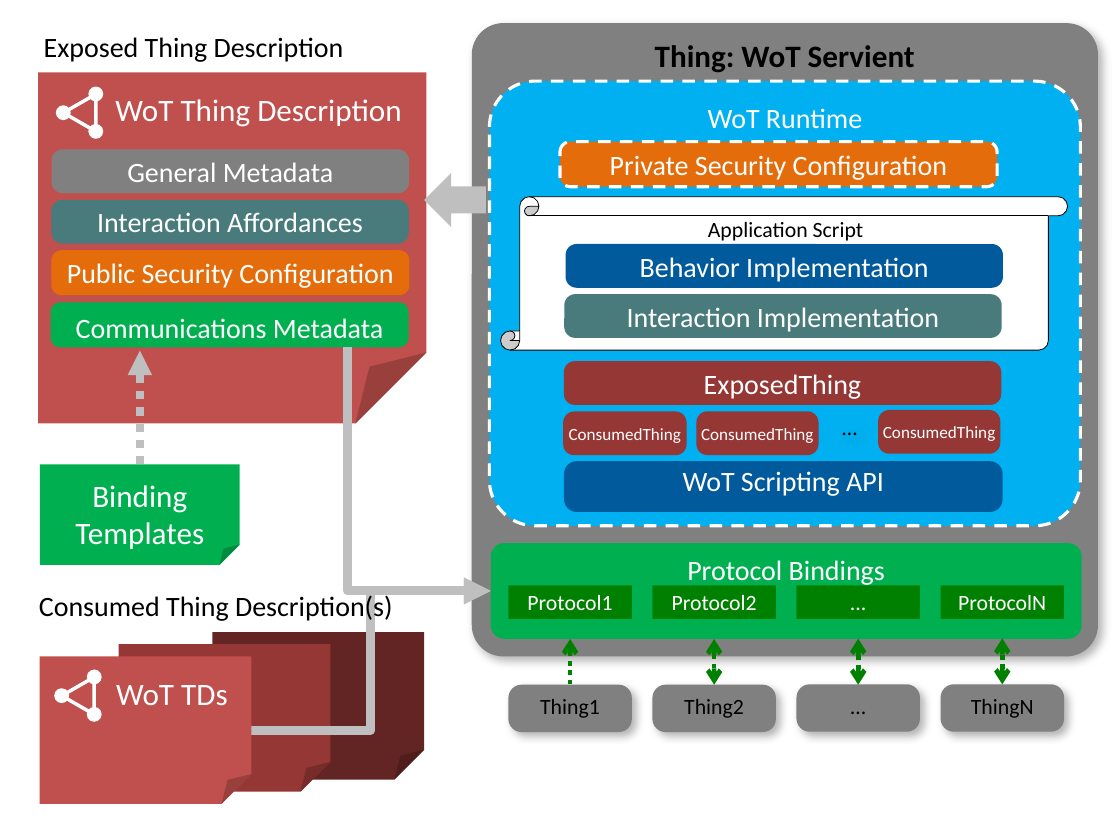
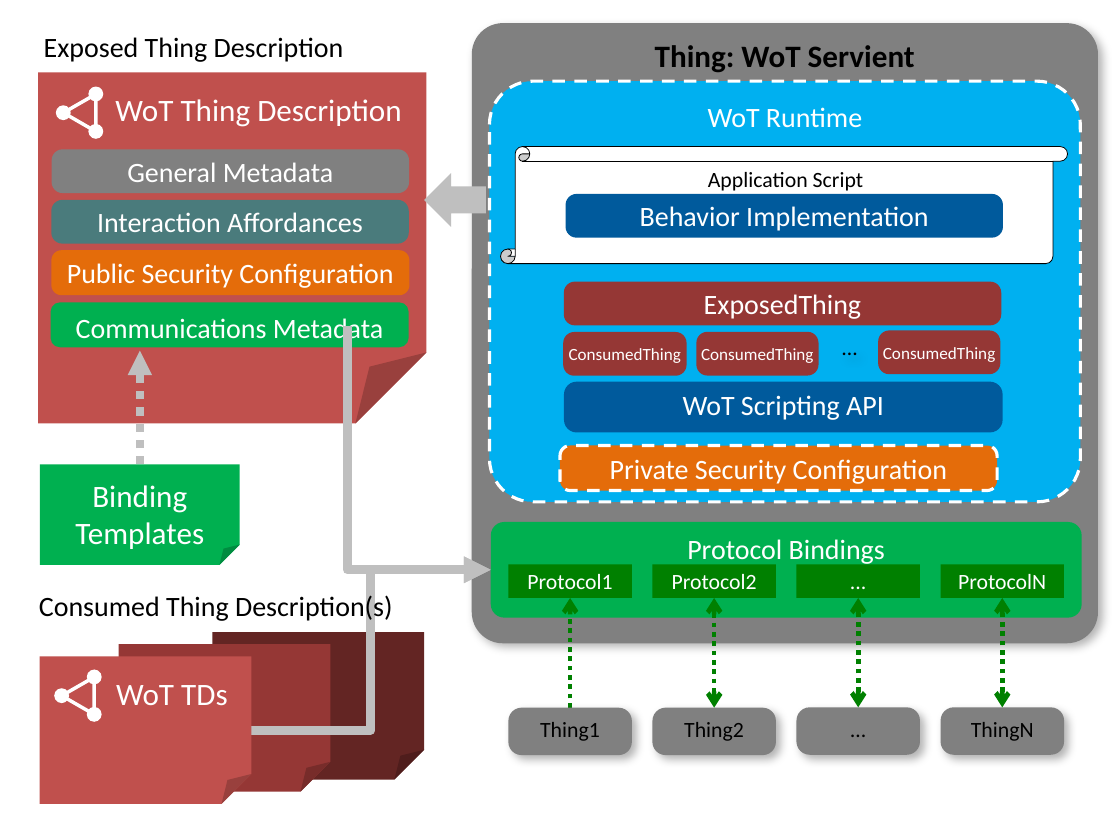
Before and after one commit to w3c/wot-architecture, a slide deck: slide 8 of images/wot-architecture-figures-new2.pptx (slide 6 before the commit). Drawn at 1120x840 pixels with LibreOffice and Linux fonts; fonts in the diff are those of the drawing. Boxes give left, top, right and bottom in pixels: in the first picture for what was removed or moved away, otherwise in the second. Text is boxed around its words. In the diff, an @@ line names an element or a change of style, - is before the commit and + after.

```diff
--- a/images/wot-architecture-figures-new2.pptx
+++ b/images/wot-architecture-figures-new2.pptx
@@ rounded rectangle "Thing: WoT Servient": place and size @@
-rounded rectangle "Thing: WoT Servient" at [472, 24, 1098, 656]
+rounded rectangle "Thing: WoT Servient" at [472, 24, 1098, 644]
@@ rounded rectangle "WoT Runtime": place and size @@
-rounded rectangle "WoT Runtime" at [489, 81, 1081, 525]
+rounded rectangle "WoT Runtime" at [489, 81, 1081, 502]
@@ vertical scroll: place and size @@
-vertical scroll at [501, 197, 1067, 351]
+vertical scroll at [501, 147, 1067, 264]
@@ text "Application Script": place and size @@
-text "Application Script" at [708, 222, 863, 241]
+text "Application Script" at [708, 172, 863, 191]
@@ rounded rectangle "Behavior Implementation": place and size @@
-rounded rectangle "Behavior Implementation" at [566, 244, 1004, 288]
+rounded rectangle "Behavior Implementation" at [566, 194, 1004, 237]
@@ rounded rectangle removed at [564, 295, 1002, 338] @@
-Interaction Implementation
@@ 4 rectangles, 1 rounded rectangle, 1 elbow arrow: place and size @@
-4 rectangles, 1 rounded rectangle, 1 elbow arrow at [347, 347, 1082, 638]
+4 rectangles, 1 rounded rectangle, 1 elbow arrow at [347, 326, 1082, 617]
@@ 5 rounded rectangles, 1 text: place and size @@
-5 rounded rectangles, 1 text at [563, 362, 1004, 512]
+5 rounded rectangles, 1 text at [563, 282, 1004, 432]
@@ rounded rectangle "WoT Scripting API" at [564, 382, 1004, 432]: vertical alignment bottom to middle @@
@@ rounded rectangle "Private Security Configuration": place and size @@
-rounded rectangle "Private Security Configuration" at [560, 141, 997, 186]
+rounded rectangle "Private Security Configuration" at [560, 446, 997, 491]
@@ elbow arrow moved from (251, 730) - (491, 591) to (251, 730) - (491, 570) @@
@@ arrow moved from (570, 684) - (570, 640) to (570, 708) - (570, 598) @@
@@ double arrow moved from (715, 640) - (715, 684) to (715, 598) - (715, 708) @@
@@ double arrow moved from (858, 684) - (858, 638) to (858, 708) - (858, 598) @@
@@ double arrow moved from (1002, 684) - (1002, 638) to (1002, 708) - (1002, 598) @@
@@ 4 rounded rectangles: place and size @@
-4 rounded rectangles at [508, 684, 1064, 731]
+4 rounded rectangles at [508, 708, 1064, 755]
```
Also in this commit, not shown: 6 other slides changed, 2 slides added.
